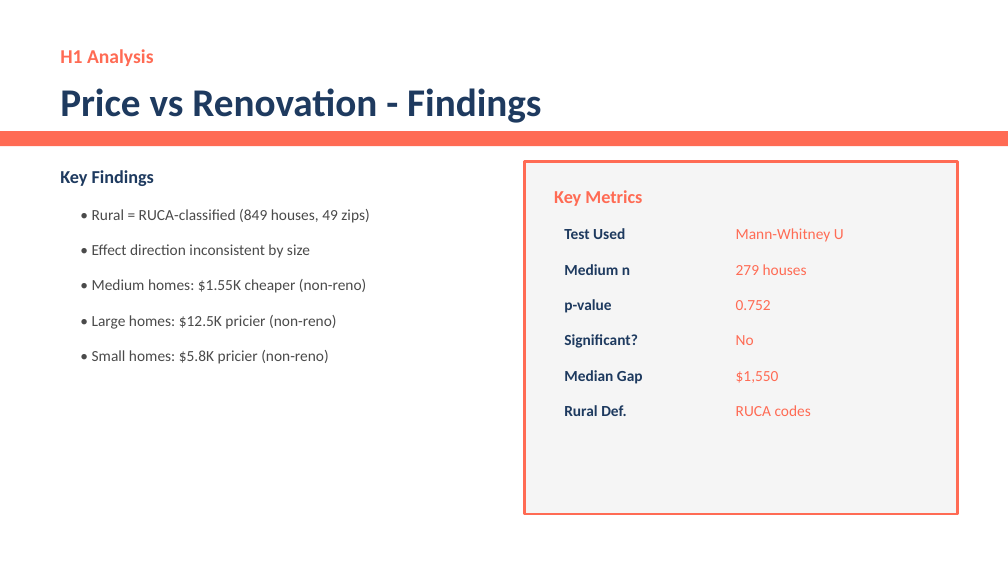
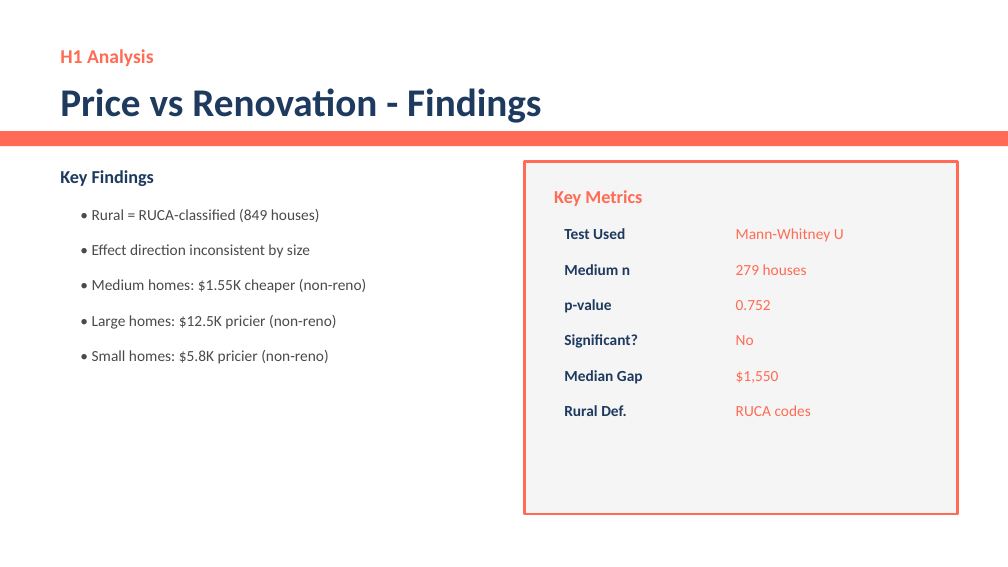
Before and after one commit to MohammadBajbouj/mohammad-ds-project-template, a slide deck: slide 5 of work_and_report/presentations/William_Rodriguez_Offers_NeueFische_Style_2.pptx. Drawn at 1008x567 pixels with LibreOffice and Linux fonts; fonts in the diff are those of the drawing. Boxes give left, top, right and bottom in pixels: in the first picture for what was removed or moved away, otherwise in the second. Text is boxed around its words. In the diff, an @@ line names an element or a change of style, - is before the commit and + after.

```diff
--- a/work_and_report/presentations/William_Rodriguez_Offers_NeueFische_Style_2.pptx
+++ b/work_and_report/presentations/William_Rodriguez_Offers_NeueFische_Style_2.pptx
@@ text at box(92, 209, 320, 222): text changed @@
-• Rural = RUCA-classified (849 houses, 49 zips)
+• Rural = RUCA-classified (849 houses)
```
Also in this commit, not shown: 3 other files.
